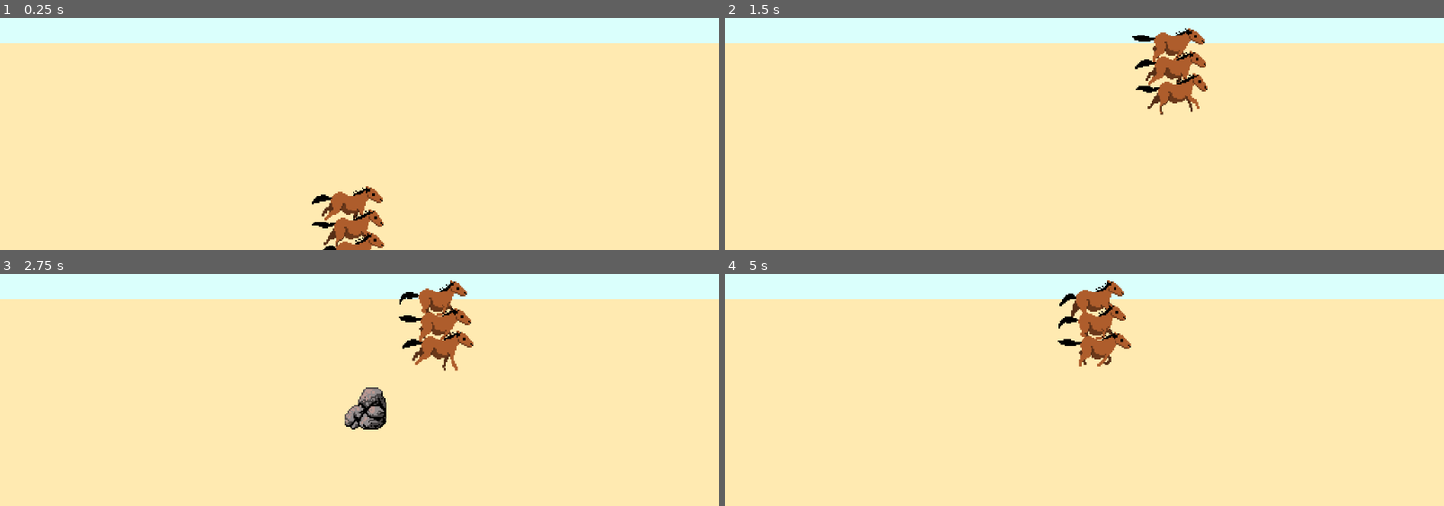
Above: before the commit, frames 1-4 (two rows, left to right).
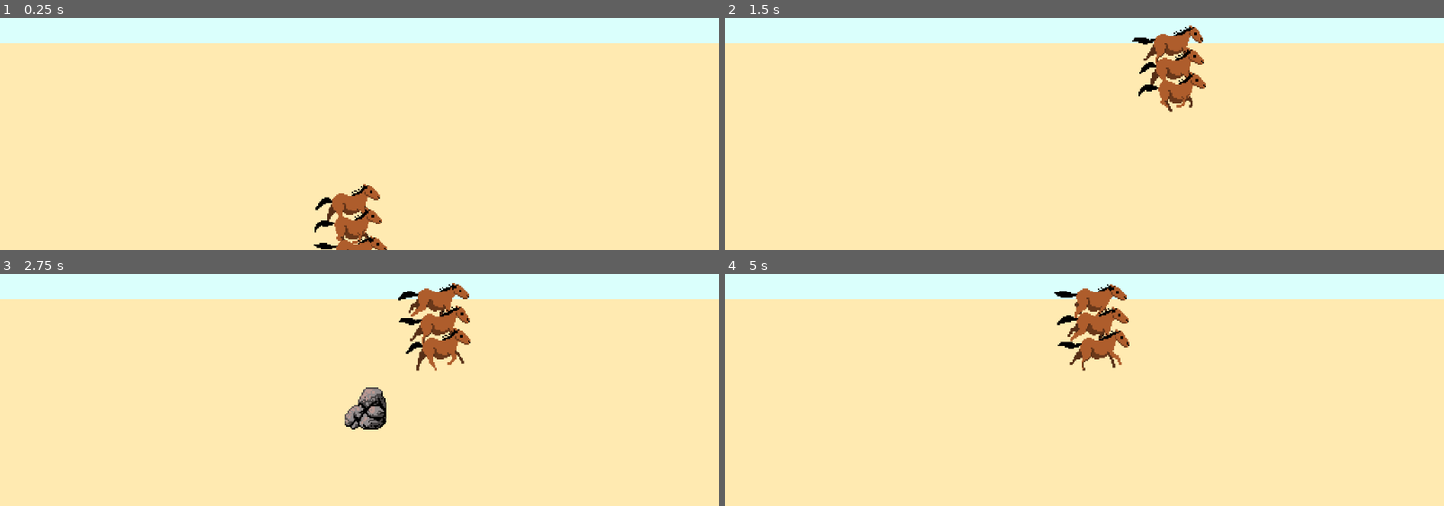
Above: after the commit, the same moments.

Repository: Lanilor53/troika
Game: Godot game, scene res://Road.tscn
Same seed, same stepped clock (60 frames per second), same inputs: the game is played once before the commit and once after it.
Inputs (mouse positions are in pixels of both pictures, inside the frame that each line leads up to):
- Up to frame 1 (0.25 s): no input
- Up to frame 2 (1.5 s): move the mouse to (1242, 18) at 0.52 s; move the mouse to (940, 59) at 1.27 s
- Up to frame 3 (2.75 s): move the mouse to (outside the picture) at 2.02 s
- Up to frame 4 (5 s): move the mouse to (1048, 380) at 2.77 s; move the mouse to (1300, 359) at 3.52 s; move the mouse to (outside the picture) at 4.27 s

The runs differ from the first frame. In frame 1, 0.9% of the frame differs, in the area x 43-54%, y 71-100%; in frame 2, 1.1%; in frame 3, 1.1%; in frame 4, 1.2%, in the area x 45-57%, y 2-42%.

Commit message:
Add map button, progress system

Diff:
--- a/GUI.gd
+++ b/GUI.gd
@@ -4,3 +4,8 @@
 
 func _on_PlayerCart_speed_changed(speed):
 	emit_signal("speed_changed",speed)
+
+
+func _on_MapButton_pressed():
+	#TODO: instance map scene
+	pass # Replace with function body.
--- a/GUI.tscn
+++ b/GUI.tscn
@@ -3,7 +3,7 @@
 [ext_resource path="res://GUI/progressSpeed.png" type="Texture" id=1]
 [ext_resource path="res://GUI/overBorder.png" type="Texture" id=2]
 [ext_resource path="res://GUI.gd" type="Script" id=3]
-[ext_resource path="res://TextureProgress.gd" type="Script" id=4]
+[ext_resource path="res://GUI/TextureProgress.gd" type="Script" id=4]
 
 [node name="GUI" type="Control"]
 margin_right = 40.0
@@ -13,7 +13,7 @@
 "_edit_use_anchors_": false
 }
 
-[node name="TextureProgress" type="TextureProgress" parent="."]
+[node name="SpeedProgress" type="TextureProgress" parent="."]
 margin_left = -249.477
 margin_top = -962.854
 margin_right = 250.523
@@ -27,4 +27,15 @@
 __meta__ = {
 "_edit_use_anchors_": false
 }
-[connection signal="speed_changed" from="." to="TextureProgress" method="_on_GUI_speed_changed"]
+
+[node name="MapButton" type="Button" parent="."]
+margin_left = -1773.18
+margin_top = -952.857
+margin_right = -1502.18
+margin_bottom = -814.857
+text = "MAP"
+__meta__ = {
+"_edit_use_anchors_": false
+}
+[connection signal="speed_changed" from="." to="SpeedProgress" method="_on_GUI_speed_changed"]
+[connection signal="pressed" from="MapButton" to="." method="_on_MapButton_pressed"]
--- a/ObstacleController.gd
+++ b/ObstacleController.gd
@@ -17,10 +17,13 @@
 	randomize_timeout()
 
 func randomize_timeout():
-	if randf() < 0.4:
-		timer.wait_time = 3/curSpeed*10
+	if curSpeed < 5:
+		timer.wait_time = 5
 	else:
-		timer.wait_time = (randi()%2+1)/curSpeed*10
+		if randf() < 0.4:
+			timer.wait_time = 3/curSpeed*10
+		else:
+			timer.wait_time = (randi()%2+1)/curSpeed*10
 	print(timer.wait_time)
 
 
--- a/Player.gd
+++ b/Player.gd
@@ -4,6 +4,9 @@
 var maxSpeed = 50
 var minSpeed = 1
 var oldpos = Vector2.ZERO
+var progress = 0
+var targetProgress = 7500
+
 signal speed_changed(speed)
 
 #func _process(delta):
@@ -18,12 +21,26 @@
 func _on_Hurtbox_area_entered(area):
 	if area.name == "Hitbox":
 		print("Got hit")
-		change_speed(-10)
+		change_speed(-20)
 
 func change_speed(mod):
-	if mod > 0 and speed+mod <= maxSpeed:
-		speed += mod
+	if mod > 0:
+		if speed+mod <= maxSpeed:
+			speed += mod
+		else:
+			speed = maxSpeed
 		emit_signal("speed_changed",speed)
-	elif mod < 0 and speed+mod >= minSpeed:
-		speed += mod
+	elif mod < 0:
+		if speed+mod >= minSpeed:
+			speed += mod
+		else:
+			speed = 0
 		emit_signal("speed_changed",speed)
+
+
+func _on_ProgressTimer_timeout():
+	progress += speed
+	print("[PROGRESS] %s" % progress)
+	if progress >= targetProgress:
+		print("Priehali")
+		# TODO: handle turns and stops
--- a/Player.tscn
+++ b/Player.tscn
@@ -49,7 +49,7 @@
 position = Vector2( 42.9954, -31.0676 )
 frames = SubResource( 7 )
 animation = "Run"
-frame = 1
+frame = 4
 playing = true
 flip_h = true
 
@@ -57,6 +57,7 @@
 position = Vector2( 44.3823, -13.3147 )
 frames = SubResource( 7 )
 animation = "Run"
+frame = 3
 playing = true
 flip_h = true
 
@@ -64,7 +65,7 @@
 position = Vector2( 46.0467, 4.16086 )
 frames = SubResource( 7 )
 animation = "Run"
-frame = 4
+frame = 2
 playing = true
 flip_h = true
 
@@ -77,5 +78,10 @@
 [node name="SpeedTimer" type="Timer" parent="."]
 wait_time = 0.2
 autostart = true
+
+[node name="ProgressTimer" type="Timer" parent="."]
+wait_time = 0.2
+autostart = true
 [connection signal="area_entered" from="Hurtbox" to="." method="_on_Hurtbox_area_entered"]
 [connection signal="timeout" from="SpeedTimer" to="." method="change_speed" binds= [ 1 ]]
+[connection signal="timeout" from="ProgressTimer" to="." method="_on_ProgressTimer_timeout"]
Renamed: TextureProgress.gd -> GUI/TextureProgress.gd
Not shown: 1 places in Road.tscn that only renumber resources
